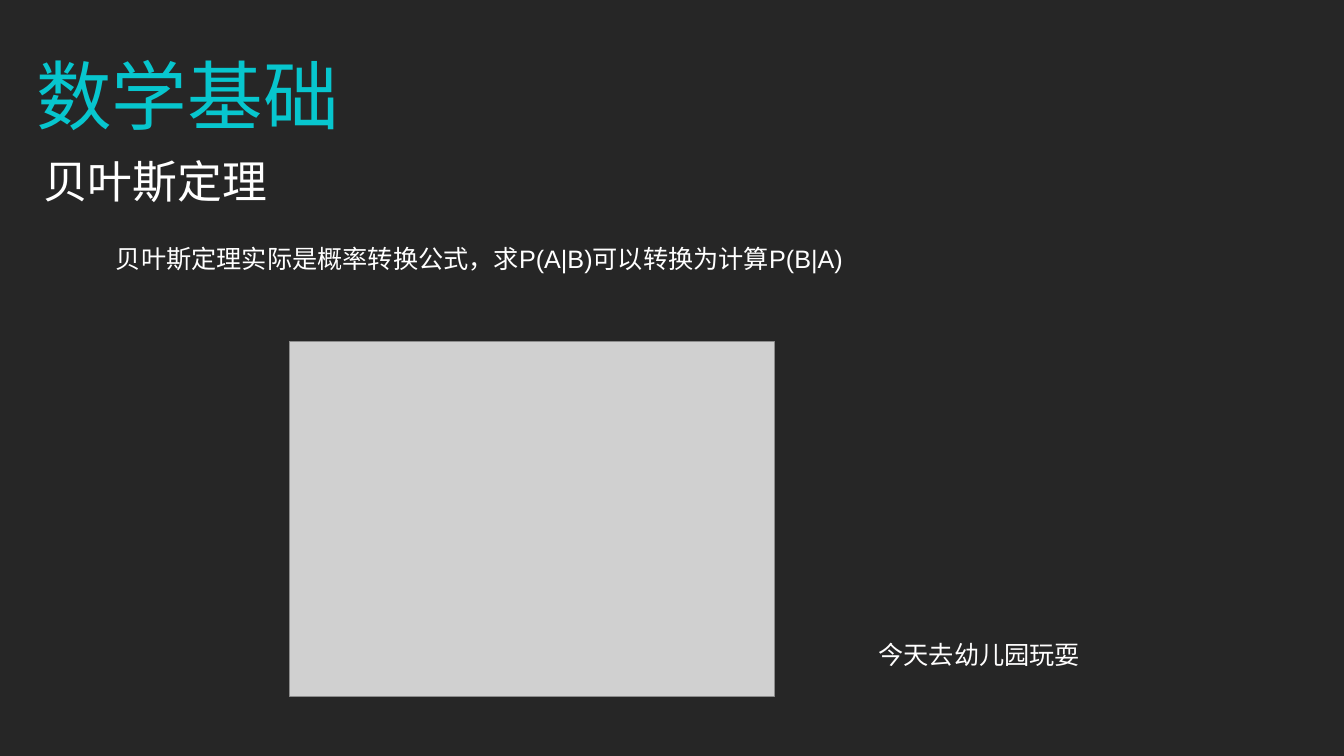
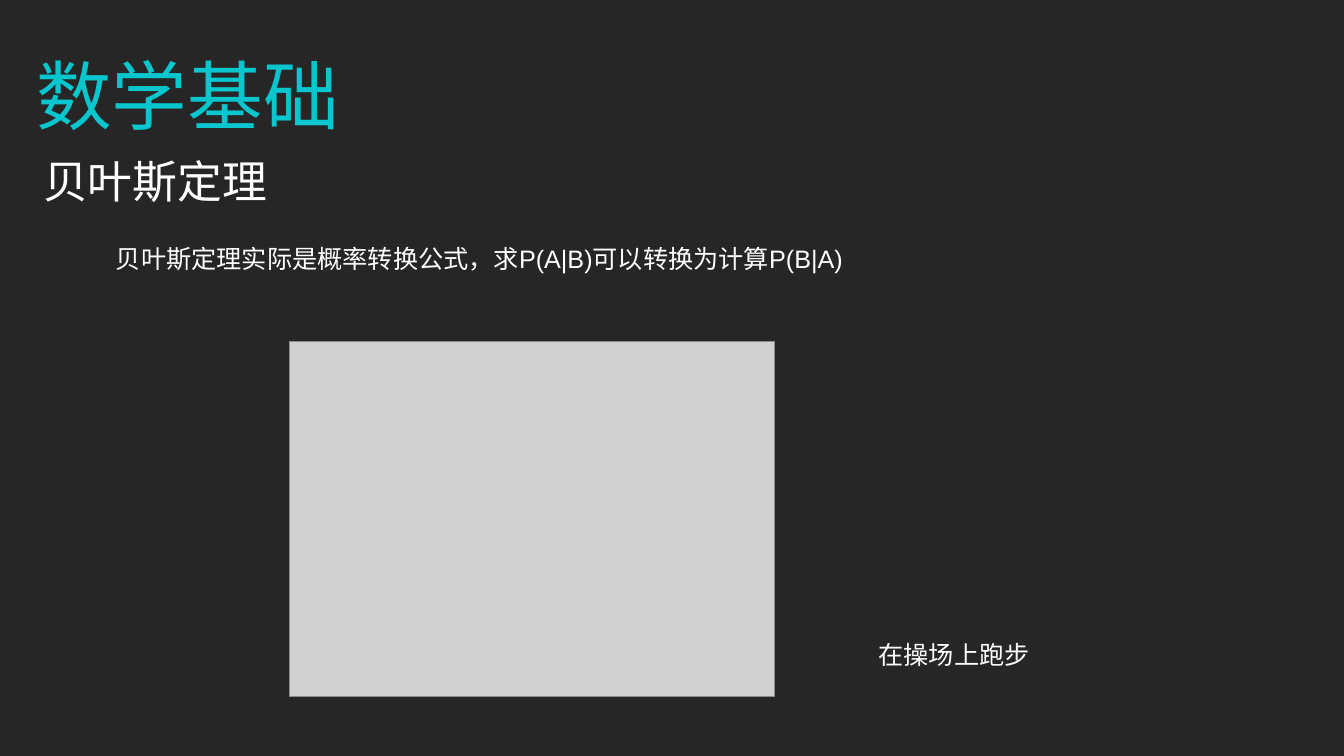
Before and after one commit to zhazhaxia/koa-project, a slide deck: slide 6 of routers/nlp/NLP分词.ppt. Drawn at 1344x756 pixels with LibreOffice and Linux fonts; fonts in the diff are those of the drawing; grey boxes stand for pictures. Boxes give left, top, right and bottom in pixels: in the first picture for what was removed or moved away, otherwise in the second. Text is boxed around its words. In the diff, an @@ line names an element or a change of style, - is before the commit and + after.

```diff
--- a/routers/nlp/NLP分词.ppt
+++ b/routers/nlp/NLP分词.ppt
@@ text at (x1=878, y1=643, x2=1029, y2=666): text changed @@
-今天去幼儿园玩耍
+在操场上跑步
```
Also in this commit, not shown: 1 other slide changed, 2 other files.
